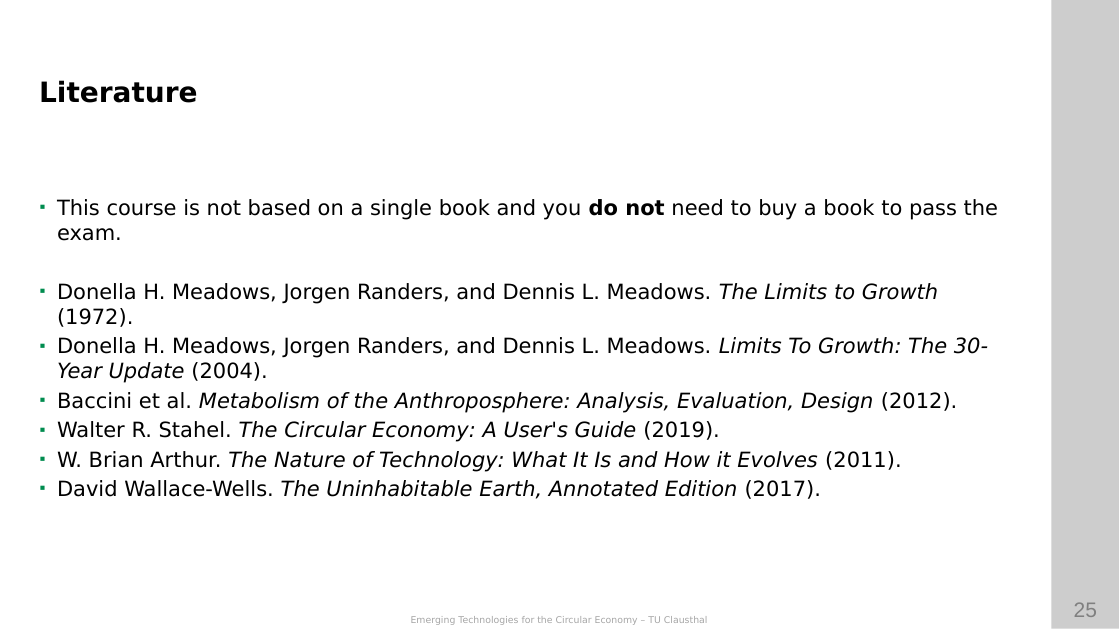
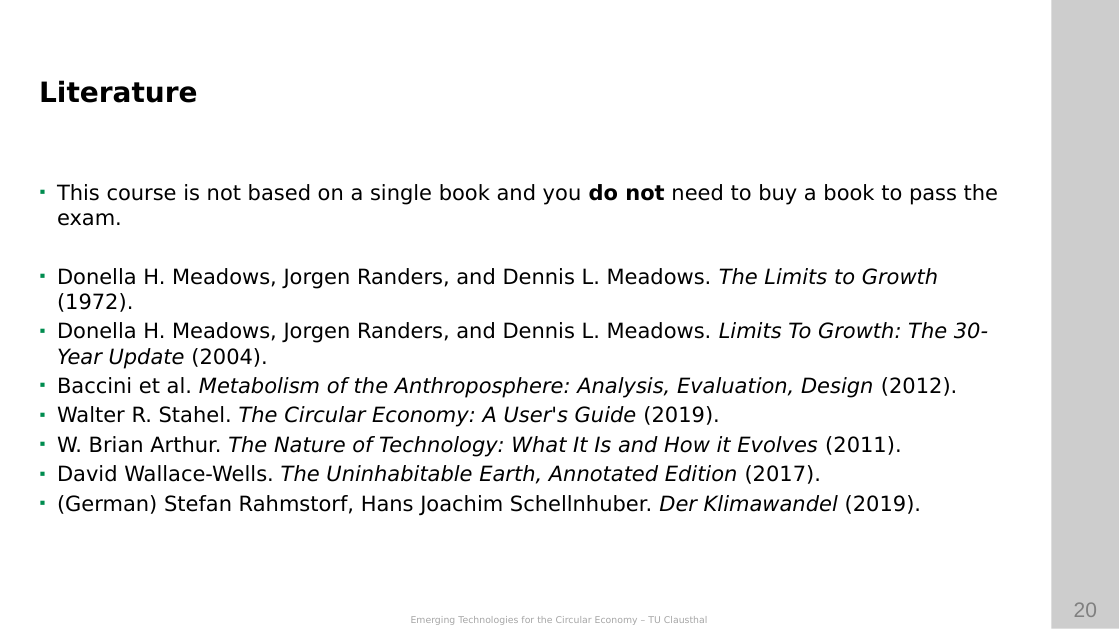
Before and after one commit to ETCE-LAB/teaching-material, a slide deck: slide 20 of Emerging-Technologies-for-the-Circular-Economy/ETCE-L00-Organization.pptx (slide 25 before the commit). Drawn at 1120x630 pixels with LibreOffice and Linux fonts; fonts in the diff are those of the drawing; background and template pictures are left out. Boxes give left, top, right and bottom in pixels: in the first picture for what was removed or moved away, otherwise in the second. Text is boxed around its words. In the diff, an @@ line names an element or a change of style, - is before the commit and + after.

```diff
--- a/Emerging-Technologies-for-the-Circular-Economy/ETCE-L00-Organization.pptx
+++ b/Emerging-Technologies-for-the-Circular-Economy/ETCE-L00-Organization.pptx
@@ text at (x1=57, y1=495, x2=921, y2=516): paragraph added @@
+▪ (German) Stefan Rahmstorf, Hans Joachim Schellnhuber. Der Klimawandel (2019).
@@ page number at (x1=1074, y1=602, x2=1097, y2=617): text changed @@
-25
+20
```
Also in this commit, not shown: 16 other slides changed, 7 slides removed, 50 other files.
